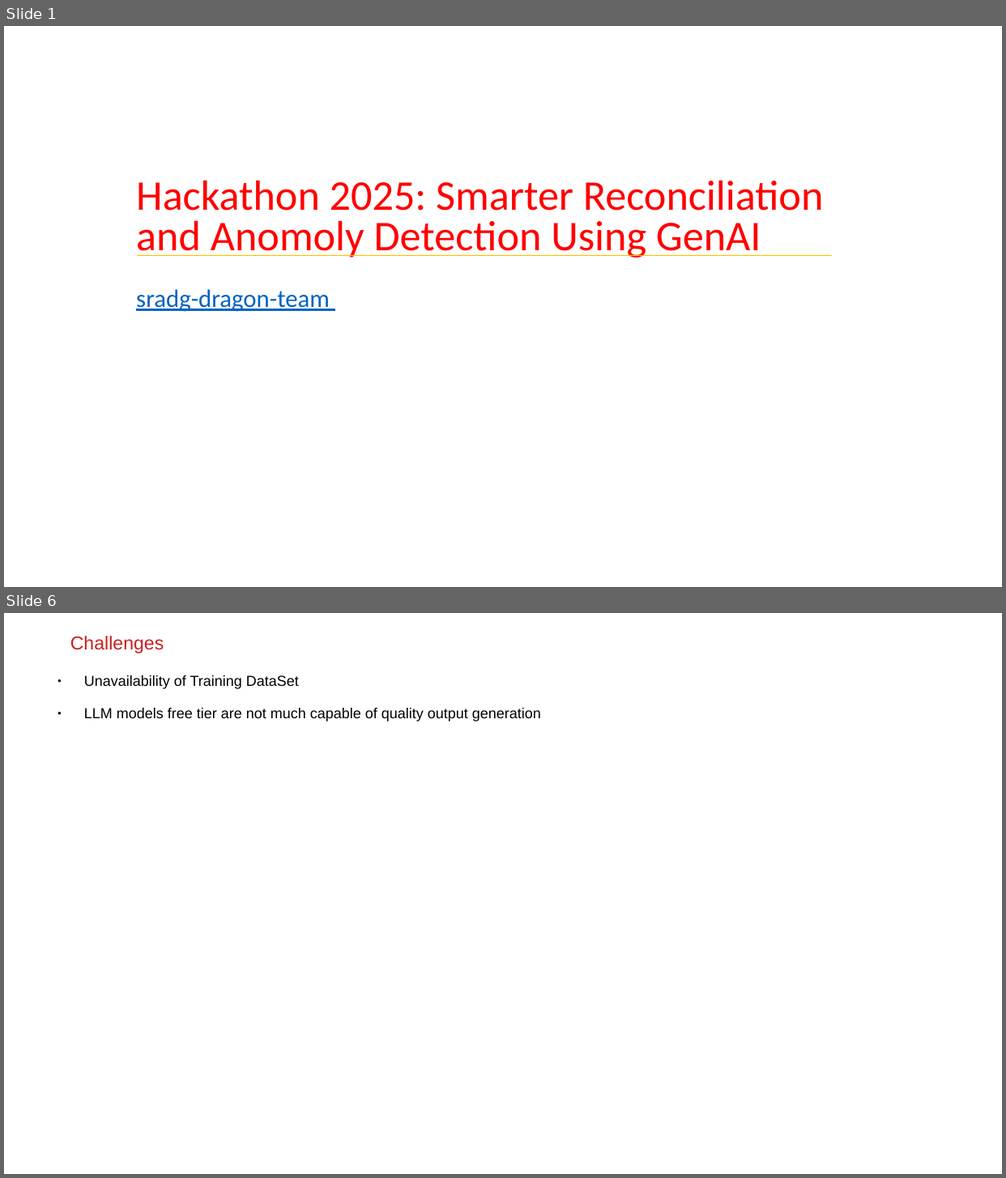
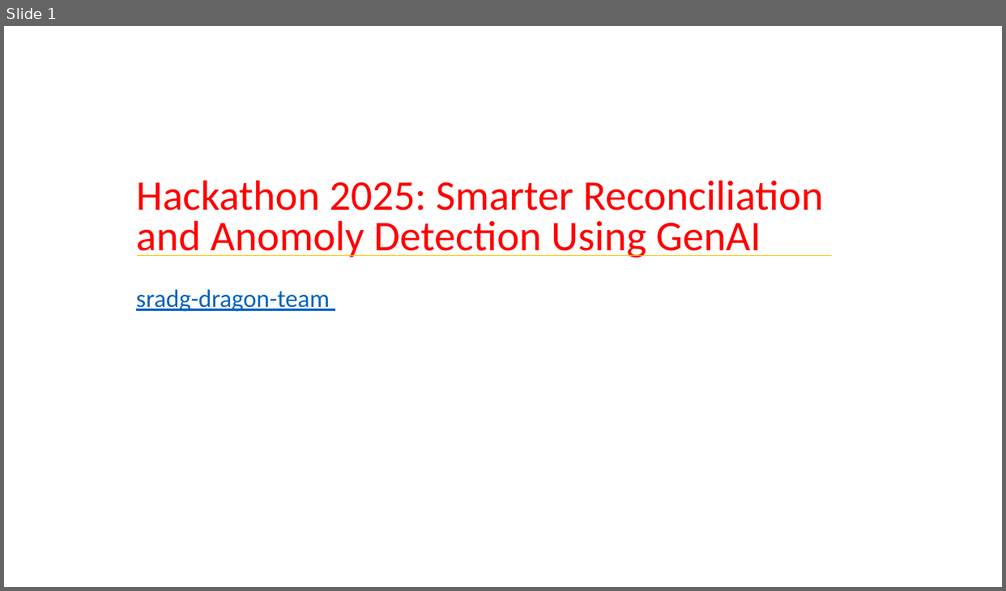
Before and after one commit to ewfx/sradg-dragon-team, a slide deck: artifacts/arch/Design_Approach_Smarter Reconcillation and Anomoly Detection Using GenAI_V1.1.pptx. Shown one above the other, each under a label of ours: slides 1 and 6 before the commit, slide 1 after it; the slides between them are not shown. The pictures are 1006x1178 and 1006x591 pixels, drawn with LibreOffice and Linux fonts; fonts in the diff are those of the drawing. Boxes give left, top, right and bottom in pixels: in the first picture for what was removed or moved away, otherwise in the second. Text is boxed around its words. In the diff, an @@ line names an element or a change of style, - is before the commit and + after.

```diff
--- a/artifacts/arch/Design_Approach_Smarter Reconcillation and Anomoly Detection Using GenAI_V1.1.pptx
+++ b/artifacts/arch/Design_Approach_Smarter Reconcillation and Anomoly Detection Using GenAI_V1.1.pptx
@@ slide 6 removed at [4,613,1002,1174], background #FFFFFF @@
@@ text removed at [70,636,164,653] @@
-Challenges
@@ text removed at [84,675,541,722] @@
-● Unavailability of Training DataSet
-● LLM models free tier are not much capable of quality output generation
```
Also in this commit, not shown: 2 slides changed.
